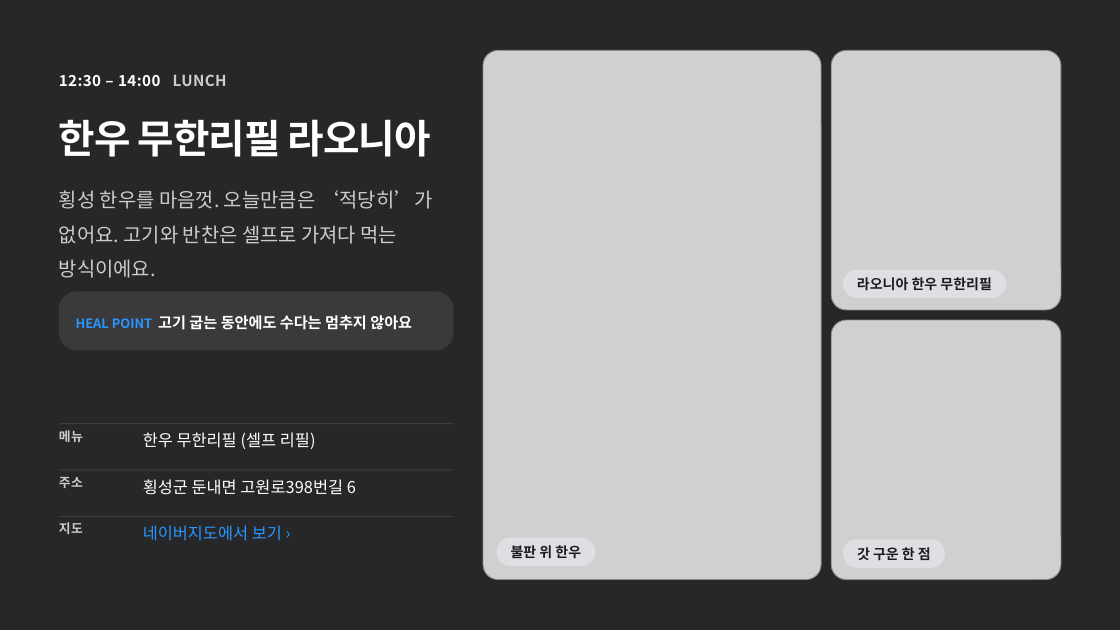
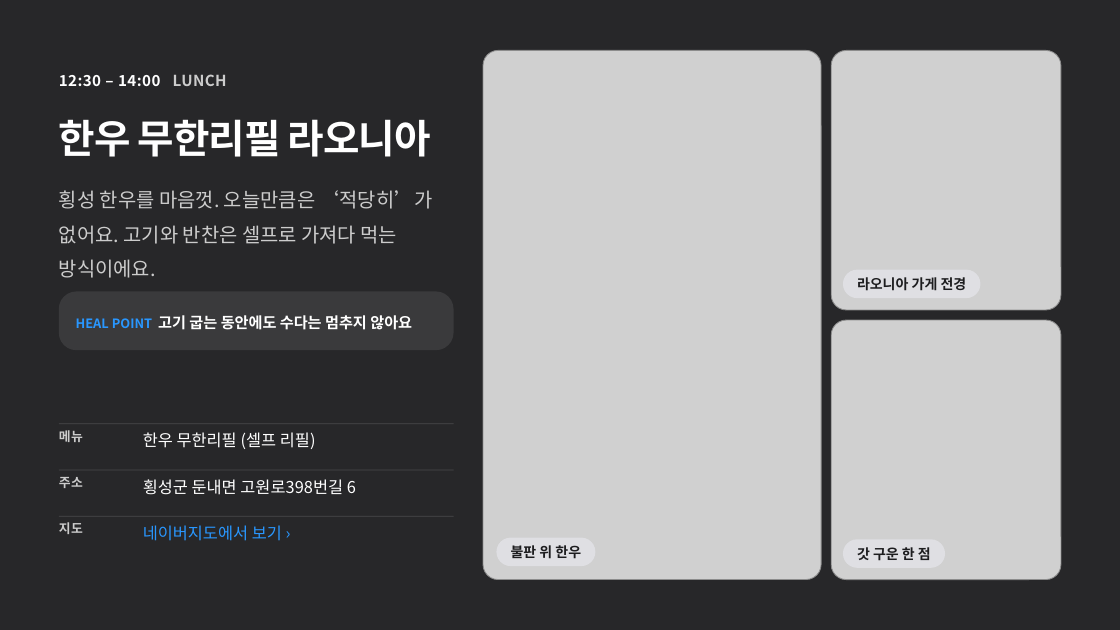
Before and after one commit to wvcsr/gipa-workshop-2026, a slide deck: slide 13 of 기파팀_하반기_워크샵_안내서.pptx. Drawn at 1120x630 pixels with LibreOffice and Linux fonts; fonts in the diff are those of the drawing; grey boxes stand for pictures. Boxes give left, top, right and bottom in pixels: in the first picture for what was removed or moved away, otherwise in the second. Text is boxed around its words. In the diff, an @@ line names an element or a change of style, - is before the commit and + after.

```diff
--- a/기파팀_하반기_워크샵_안내서.pptx
+++ b/기파팀_하반기_워크샵_안내서.pptx
@@ rounded rectangle: place and size @@
-rounded rectangle at bbox=[843, 270, 1006, 298]
+rounded rectangle at bbox=[843, 270, 981, 298]
@@ text at bbox=[857, 277, 967, 291]: text changed @@
-라오니아 한우 무한리필
+라오니아 가게 전경
```
Also in this commit, not shown: 1 other slide changed, 2 other files.
